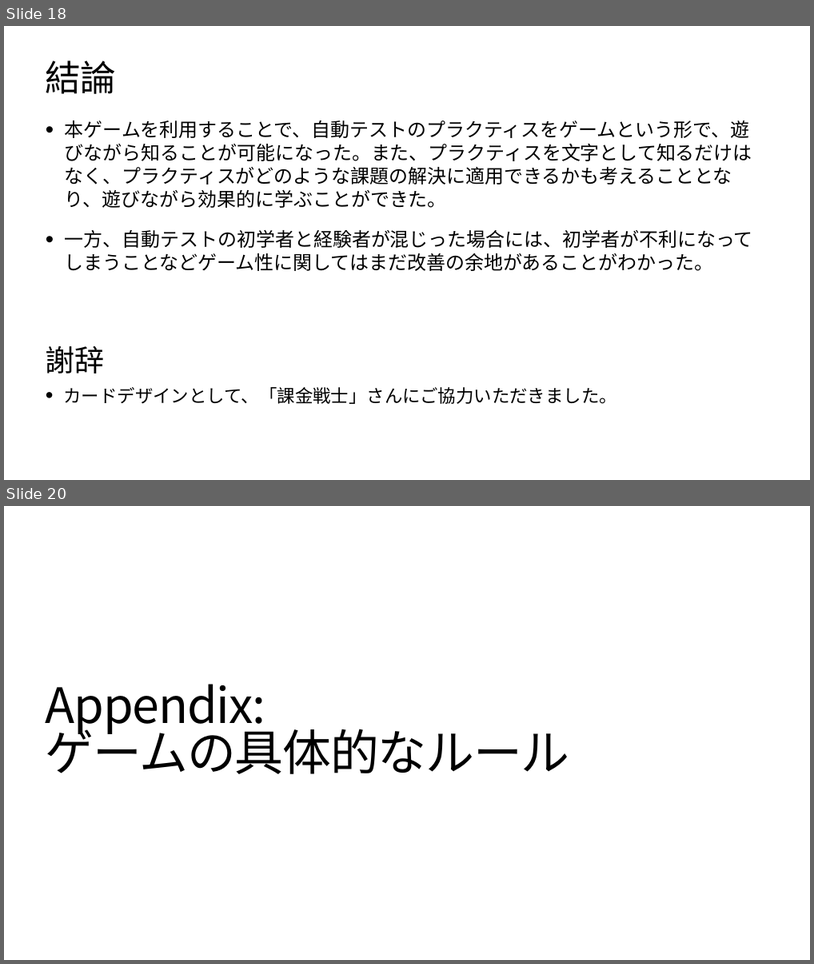
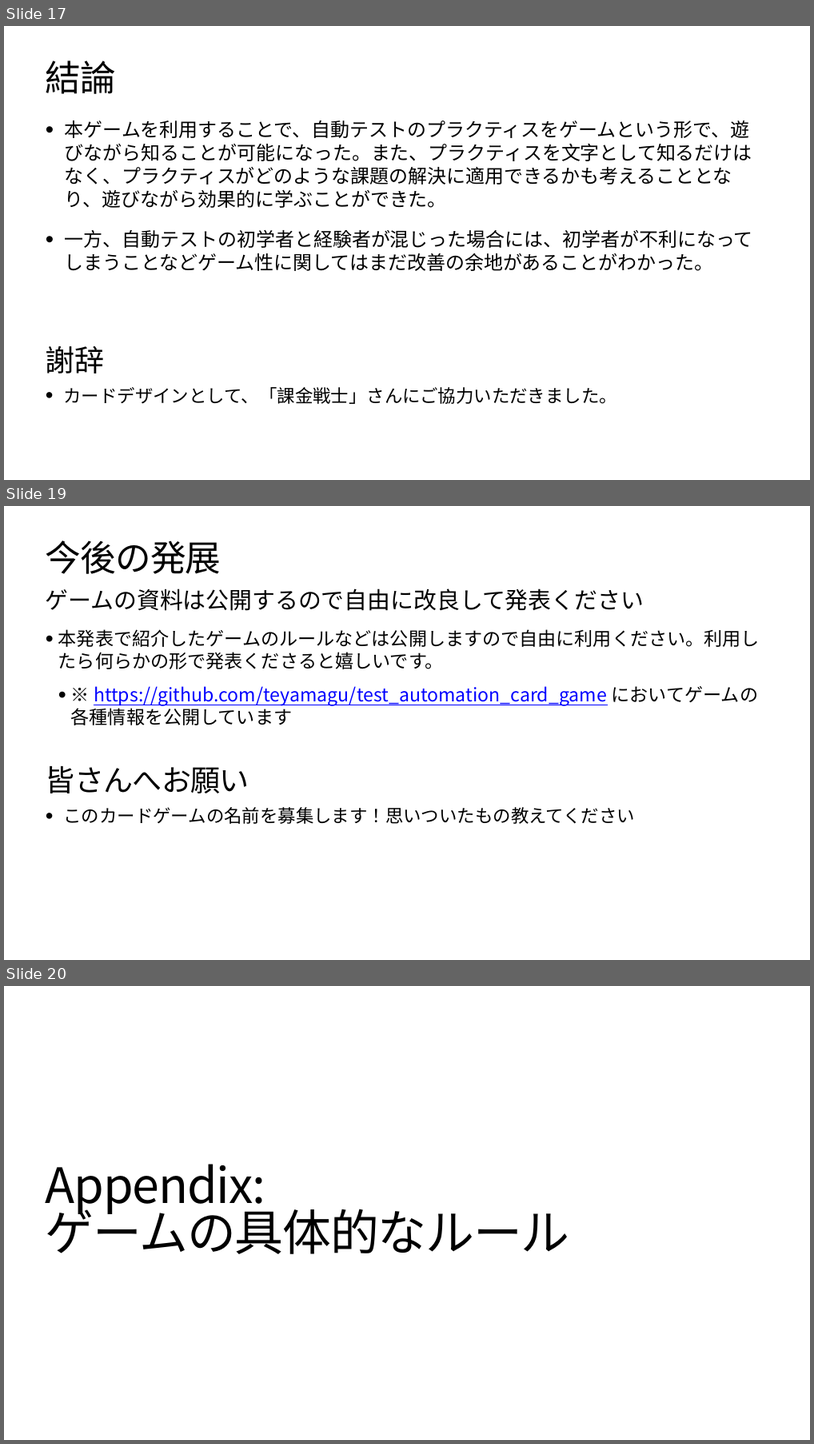
Before and after one commit to teyamagu/test_automation_card_game, a slide deck: SQiPSymposium2024_CardGame.pptx. Shown one above the other, each under a label of ours: slides 18 and 20 before the commit, slides 17, 19 and 20 after it; the slides between them are not shown. The pictures are 814x964 and 814x1444 pixels, drawn with LibreOffice and Linux fonts; fonts in the diff are those of the drawing; background and template pictures are left out. Boxes give left, top, right and bottom in pixels: in the first picture for what was removed or moved away, otherwise in the second. Text is boxed around its words. In the diff, an @@ line names an element or a change of style, - is before the commit and + after.

```diff
--- a/SQiPSymposium2024_CardGame.pptx
+++ b/SQiPSymposium2024_CardGame.pptx
@@ slide 19 added at (4,506,810,960), background picture (left out) @@
@@ title added at (46,540,221,574), 85 pt, text #000000 @@
+今後の発展
@@ text added at (46,588,644,611), 55 pt, text #000000 @@
+ゲームの資料は公開するので自由に改良して発表ください
@@ text added at (58,629,760,725), 44 pt, text #000000 @@
+• 本発表で紹介したゲームのルールなどは公開しますので自由に利用ください。利用したら何らかの形で発表くださると嬉しいです。
+  • ※ https://github.com/teyamagu/test_automation_card_game においてゲームの各種情報を公開しています
@@ text added at (46,766,250,793), 70.5 pt, text #000000 @@
+皆さんへお願い
@@ text added at (63,807,635,824), 42.7 pt, text #000000 @@
+• このカードゲームの名前を募集します！思いついたもの教えてください
@@ what was slide 18 is now slide 17 @@
```
Also in this commit, not shown: 1 slide changed, 2 other files.
